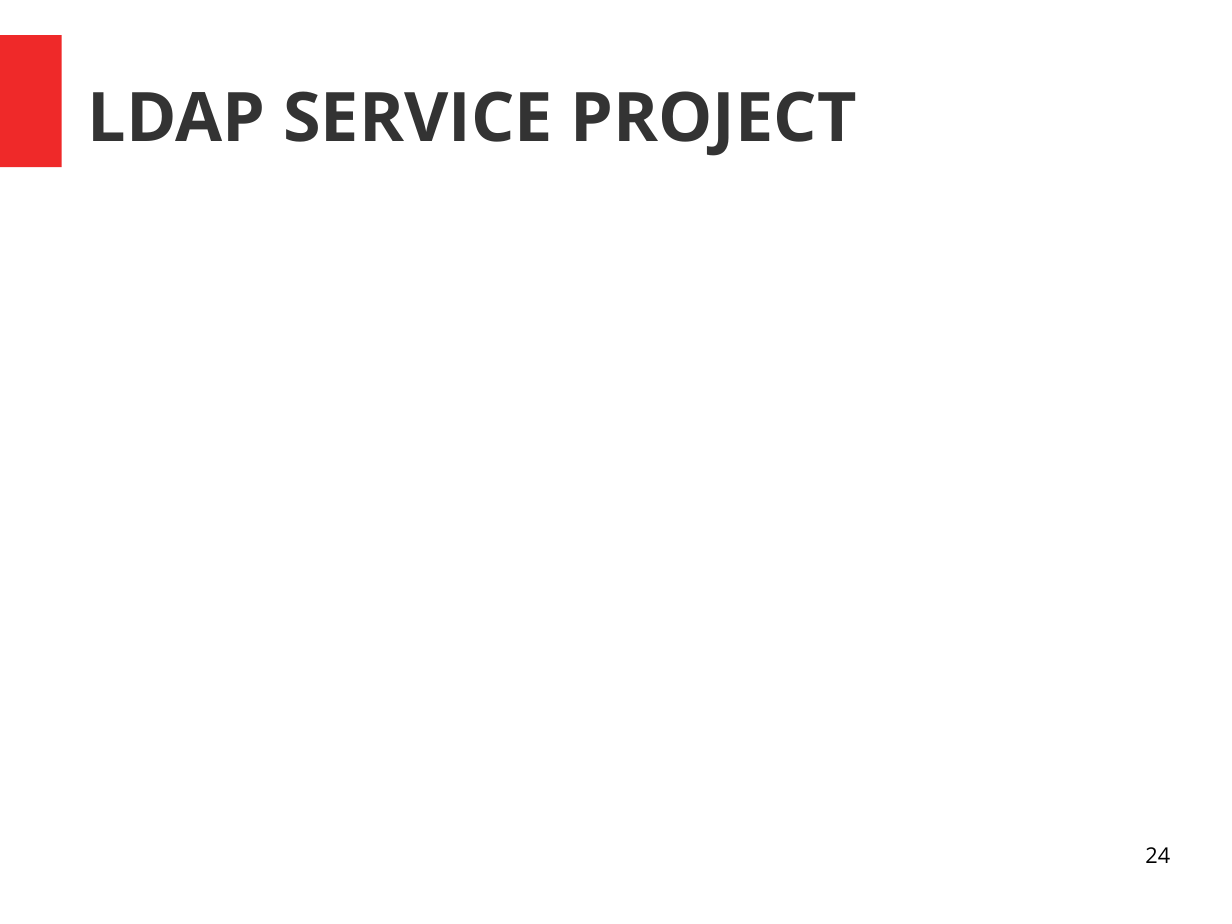
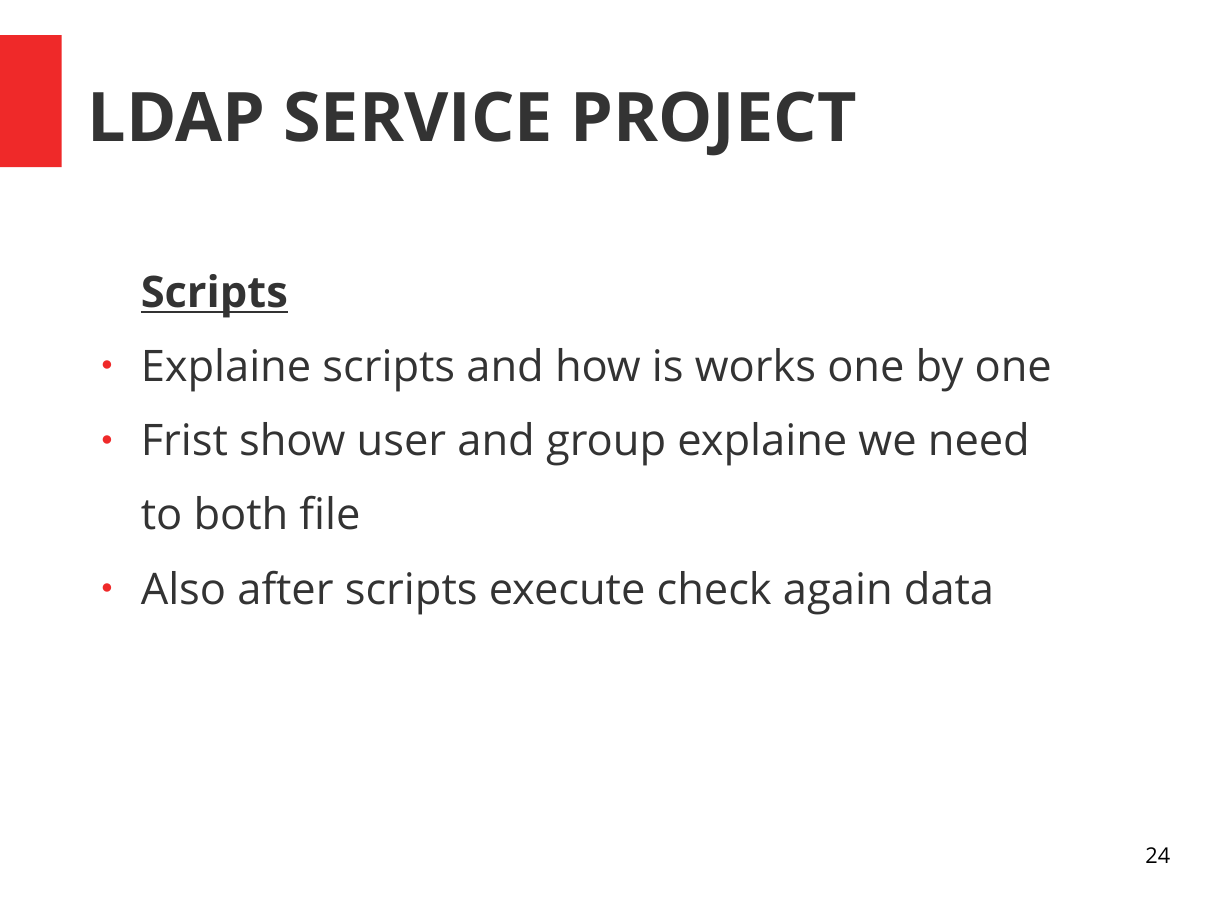
Before and after one commit to parveen1/project-parveen, a slide deck: slide 24 of project_parveen.odp. Drawn at 1232x924 pixels with LibreOffice and Linux fonts; fonts in the diff are those of the drawing. Boxes give left, top, right and bottom in pixels: in the first picture for what was removed or moved away, otherwise in the second. Text is boxed around its words. In the diff, an @@ line names an element or a change of style, - is before the commit and + after.

```diff
--- a/project_parveen.odp
+++ b/project_parveen.odp
@@ text added at bbox=[141, 274, 1052, 615], 28 pt, text #333333 @@
+Scripts
+● Explaine scripts and how is works one by one
+● Frist show user and group explaine we need
+to both file
+● Also after scripts execute check again data
```
Also in this commit, not shown: 10 other slides changed, 3 other files.
